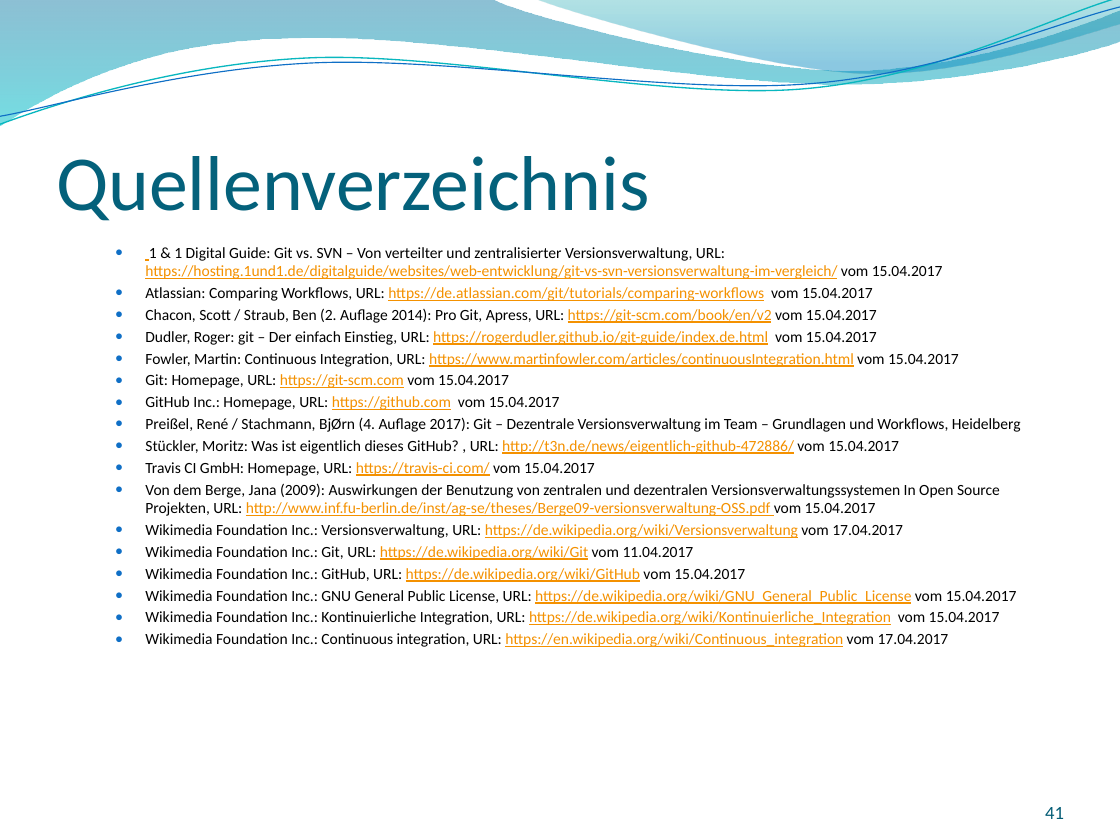
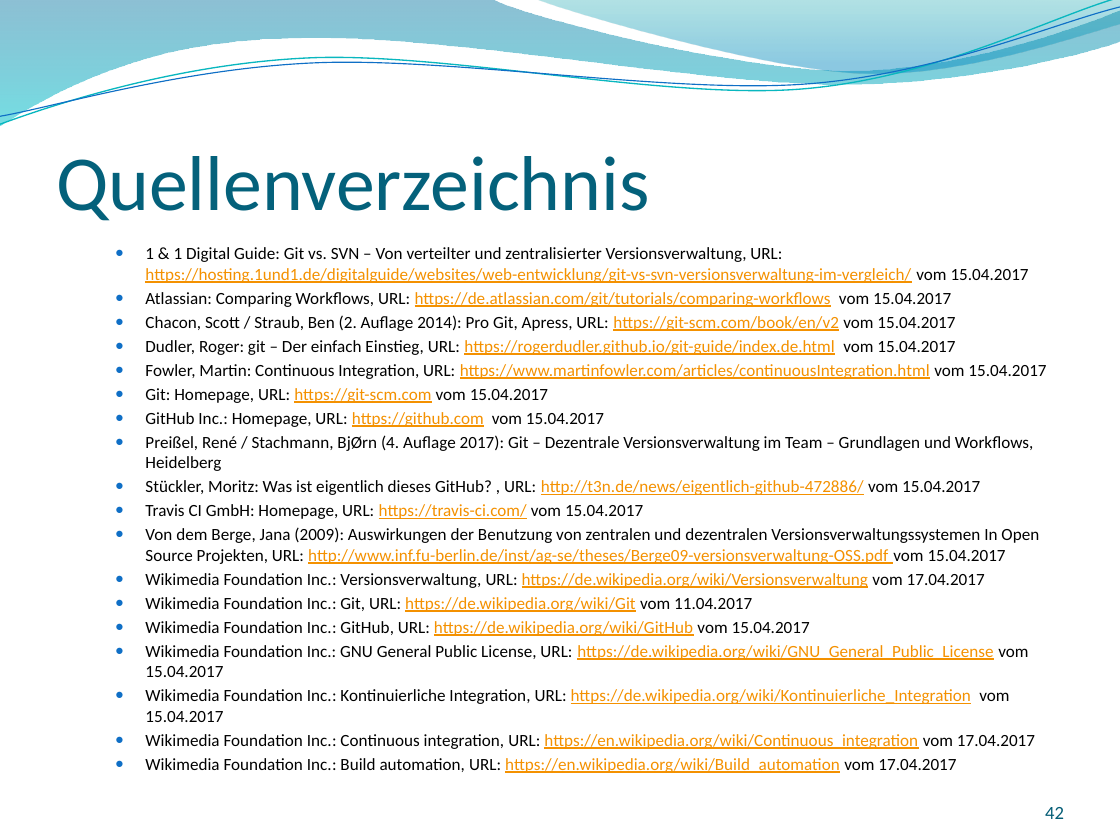
Before and after one commit to GitTyCat42/GITVortrag, a slide deck: slide 42 of SS2017_Git_2017-04-27_Nina-Stodolka_Johannes-Struzek.pptx (slide 41 before the commit). Drawn at 1120x840 pixels with LibreOffice and Linux fonts; fonts in the diff are those of the drawing; background and template pictures are left out. Boxes give left, top, right and bottom in pixels: in the first picture for what was removed or moved away, otherwise in the second. Text is boxed around its words. In the diff, an @@ line names an element or a change of style, - is before the commit and + after.

Commit message:
Build automation allgemeine Folie + Travix CI

```diff
--- a/SS2017_Git_2017-04-27_Nina-Stodolka_Johannes-Struzek.pptx
+++ b/SS2017_Git_2017-04-27_Nina-Stodolka_Johannes-Struzek.pptx
@@ text at (145,247,1046,749): size 10 to 11 pt @@
@@ text at (145,758,956,773): paragraph added @@
+  ● Wikimedia Foundation Inc.: Build automation, URL: https://en.wikipedia.org/wiki/Build_automation vom 17.04.2017
@@ page number at (1045,807,1064,819): text changed @@
-41
+42
```
Also in this commit, not shown: 1 other slide changed, 1 slide added.
